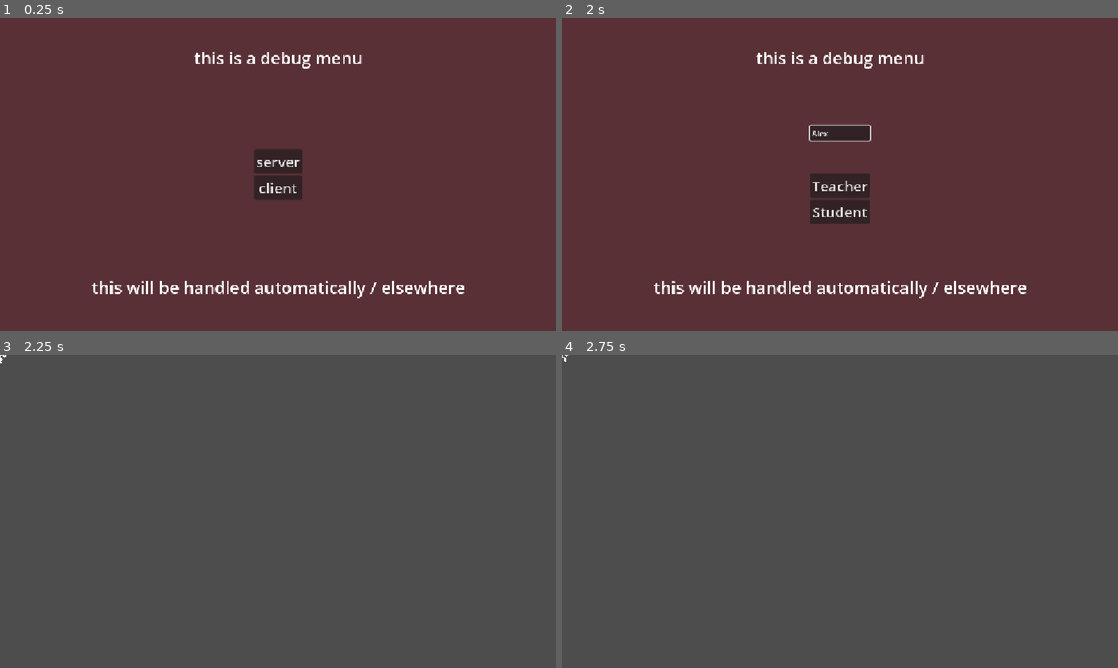
Above: before the commit, frames 1-4 (two rows, left to right).
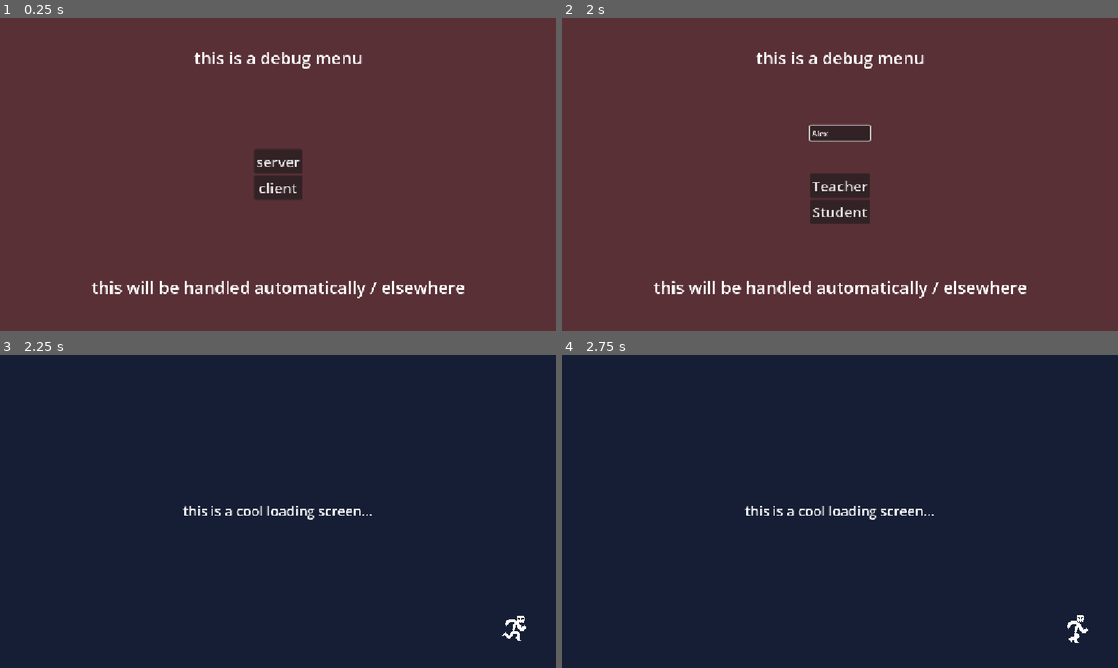
Above: after the commit, the same moments.

Repository: Syvxn/AiMO-Project
Game: Godot game, scene res://main.tscn
Two runs of this game, one before a commit and one after it. Both use one fixed random seed, a clock stepped at 60 frames per second and the inputs below.
Inputs (mouse positions are in pixels of both pictures, inside the frame that each line leads up to):
- Up to frame 1 (0.25 s): no input
- Up to frame 2 (2 s): click "client" at 0.5 s; click (840, 133) at 1.27 s; type "Alex" at 1.35 s
- Up to frame 3 (2.25 s): click "Teacher" at 2 s
- Up to frame 4 (2.75 s): no input

Frames 1-2 are identical in both runs. In frame 3, 100% of the frame differs, in the area x 0-100%, y 0-100%; in frame 4, 100%.
Error before the commit: Assertion failed: spawn requested by server somehow what the hell (res://main.gd:19)

Commit message:
4.2: it works more, also the last commit was supposed to be 4.1 or something

Diff:
--- a/autoloads/network_handler.gd
+++ b/autoloads/network_handler.gd
@@ -3,6 +3,7 @@
 const SERVER_URL := "ws://localhost"
 #var server_bind_address := "127.0.0.1"
 const PORT := 80
+# if you change this, check plot marker count for private rooms
 const MAX_CLIENTS := 10
 
 
--- a/autoloads/signal_bus.gd
+++ b/autoloads/signal_bus.gd
@@ -1,9 +1,17 @@
 extends Node
 
-# signals that can be emitted from anywhere and connected to from anywhere
+# these signals can be emitted from anywhere and connected to from anywhere.
+# they're not used in this script tho, so we surpress the warning
+# because i don't wanna hear that shit.
 @warning_ignore("unused_signal")
 signal started_loading
 @warning_ignore("unused_signal")
 signal finished_loading
 @warning_ignore("unused_signal")
 signal player_info_received(username: String, role: String)
+@warning_ignore("unused_signal")
+signal activity_launched
+@warning_ignore("unused_signal")
+signal activity_ended
+@warning_ignore("unused_signal")
+signal room_join_requested(joiner_peer_id: int, room_name: String)
--- a/main.gd
+++ b/main.gd
@@ -2,7 +2,7 @@
 
 
 func _ready() -> void:
-	multiplayer.connected_to_server.connect(print.bind("Connected to server"))
+	multiplayer.connected_to_server.connect(print.bind("Connected to server (as client)"))
 	multiplayer.connected_to_server.connect($DebugMenu.show_sub_menu.bind("TEACHERSTUDENT"))
 	SignalBus.player_info_received.connect(request_spawn_from_server)
 
@@ -14,42 +14,65 @@
 		$DebugMenu.show_sub_menu("SERVERCLIENT")
 
 
-# called only on clients, requesting server add their player to the game
+# called only on clients, requesting that server add their player to the game
 func request_spawn_from_server(username: String, role: String):
 	assert(not multiplayer.is_server(), "spawn requested by server somehow what the hell")
 	print("Requesting spawn as: ", username, ", ", role)
-	add_player.rpc_id(1, [username, role, multiplayer.get_unique_id()])
+	add_player_and_personal_room.rpc_id(1, [username, role, multiplayer.get_unique_id()])
 
 
-# called only on server, by clients
+# called only on server, by clients.
+# also i apologize -robin.
 @rpc("any_peer")
-func add_player(player_info: Array):
+func add_player_and_personal_room(player_info: Array):
 	assert(multiplayer.is_server(), "add_player() somehow called from client what the hell")
 	var username = player_info[0]
 	var role = player_info[1]
 	var player_peer_id = player_info[2]
 	print("I'm the server, and I'm gonna add ", username, " as a ", role)
-	#region our house in the middle of our house
+	#region  our house in the middle of our house
 	var plot_marker : Marker2D
-	for child in $MultiplayerSpawner/GameWorld/PrivateRoomPlotMarkers.get_children():
+	for child in $MultiplayerSpawner/GameWorld/PersonalRoomPlotMarkers.get_children():
 		if child.plot_available:
 			child.plot_available = false
 			child.inhabitant_username = username
+			child.inhabitant_peer_id = player_peer_id
 			plot_marker = child
 			break
 	if plot_marker == null:
 		print("damn, no space somehow")
 		return
-	var private_room_instance = load("res://rooms/personal_room.tscn").instantiate()
-	private_room_instance.name = "PROOM-" + str(player_peer_id)
-	private_room_instance.set_global_position(plot_marker.get_global_position())
-	$MultiplayerSpawner/GameWorld.call_deferred("add_child", private_room_instance)
-	print("Room " + private_room_instance.name + " has spawned")
+	var personal_room_instance = load("res://rooms/personal_room.tscn").instantiate()
+	personal_room_instance.name = "PROOM-" + str(player_peer_id)
+	personal_room_instance.set_global_position(plot_marker.get_global_position())
+	$MultiplayerSpawner/GameWorld.call_deferred("add_child", personal_room_instance)
+	print("Personal room " + personal_room_instance.name + " has spawned for ", username)
 	#endregion
-	#region okay adding the player character this time
+	#region  okay adding the player character this time
 	var player_instance = load("res://player/player.tscn").instantiate()
 	# this was a clever trick to easily ferry the id when synching between peers
 	player_instance.name = str(player_peer_id)
-	player_instance.set_global_position(private_room_instance.get_node("SpawnPoint").get_global_position())
+	player_instance.set_global_position(personal_room_instance.get_node("SpawnPoint").get_global_position())
 	$MultiplayerSpawner/GameWorld.call_deferred("add_child", player_instance)
-	print("Player " + str(player_peer_id) + " has spawned")
+	print("Player " + str(player_peer_id) + " (" + username + ") " + " has spawned")
+	#endregion
+
+
+func remove_personal_room():
+	# done only when player disconnects
+	pass
+
+
+func add_public_room():
+	#prolly just spawn the fucken thing right at (0,0)
+	pass
+
+
+func remove_public_room():
+	#when we're done with it i dunno?
+	#there should probably be a seprate lobby that's always loaded
+	pass
+
+
+func join_room():
+	pass
--- a/main.tscn
+++ b/main.tscn
@@ -37,45 +37,58 @@
 
 [node name="GameWorld" type="Node2D" parent="MultiplayerSpawner" unique_id=2042220772]
 
-[node name="PrivateRoomPlotMarkers" type="Node2D" parent="MultiplayerSpawner/GameWorld" unique_id=917459398]
+[node name="PersonalRoomPlotMarkers" type="Node2D" parent="MultiplayerSpawner/GameWorld" unique_id=917459398]
+editor_description = "Note: Do not spawn anything here, these are just for easy storage of coordinates, availability, and inhabitant information"
 
-[node name="PlotMarker" parent="MultiplayerSpawner/GameWorld/PrivateRoomPlotMarkers" unique_id=1053809868 instance=ExtResource("2_1bvp3")]
+[node name="PlotMarker" parent="MultiplayerSpawner/GameWorld/PersonalRoomPlotMarkers" unique_id=1053809868 instance=ExtResource("2_1bvp3")]
 position = Vector2(-1500, -1500)
 
-[node name="PlotMarker2" parent="MultiplayerSpawner/GameWorld/PrivateRoomPlotMarkers" unique_id=781607905 instance=ExtResource("2_1bvp3")]
+[node name="PlotMarker2" parent="MultiplayerSpawner/GameWorld/PersonalRoomPlotMarkers" unique_id=781607905 instance=ExtResource("2_1bvp3")]
 position = Vector2(-3000, -1500)
 
-[node name="PlotMarker3" parent="MultiplayerSpawner/GameWorld/PrivateRoomPlotMarkers" unique_id=1792650806 instance=ExtResource("2_1bvp3")]
+[node name="PlotMarker3" parent="MultiplayerSpawner/GameWorld/PersonalRoomPlotMarkers" unique_id=1792650806 instance=ExtResource("2_1bvp3")]
 position = Vector2(-4500, -1500)
 
-[node name="PlotMarker4" parent="MultiplayerSpawner/GameWorld/PrivateRoomPlotMarkers" unique_id=1015751725 instance=ExtResource("2_1bvp3")]
+[node name="PlotMarker4" parent="MultiplayerSpawner/GameWorld/PersonalRoomPlotMarkers" unique_id=1015751725 instance=ExtResource("2_1bvp3")]
 position = Vector2(-6000, -1500)
 
-[node name="PlotMarker5" parent="MultiplayerSpawner/GameWorld/PrivateRoomPlotMarkers" unique_id=2030237557 instance=ExtResource("2_1bvp3")]
+[node name="PlotMarker5" parent="MultiplayerSpawner/GameWorld/PersonalRoomPlotMarkers" unique_id=2030237557 instance=ExtResource("2_1bvp3")]
 position = Vector2(-1500, -3000)
 
-[node name="PlotMarker6" parent="MultiplayerSpawner/GameWorld/PrivateRoomPlotMarkers" unique_id=912679285 instance=ExtResource("2_1bvp3")]
+[node name="PlotMarker6" parent="MultiplayerSpawner/GameWorld/PersonalRoomPlotMarkers" unique_id=912679285 instance=ExtResource("2_1bvp3")]
 position = Vector2(-3000, -3000)
 
-[node name="PlotMarker7" parent="MultiplayerSpawner/GameWorld/PrivateRoomPlotMarkers" unique_id=138566928 instance=ExtResource("2_1bvp3")]
+[node name="PlotMarker7" parent="MultiplayerSpawner/GameWorld/PersonalRoomPlotMarkers" unique_id=138566928 instance=ExtResource("2_1bvp3")]
 position = Vector2(-4500, -3000)
 
-[node name="PlotMarker8" parent="MultiplayerSpawner/GameWorld/PrivateRoomPlotMarkers" unique_id=1210984626 instance=ExtResource("2_1bvp3")]
+[node name="PlotMarker8" parent="MultiplayerSpawner/GameWorld/PersonalRoomPlotMarkers" unique_id=1210984626 instance=ExtResource("2_1bvp3")]
 position = Vector2(-6000, -3000)
 
-[node name="PlotMarker9" parent="MultiplayerSpawner/GameWorld/PrivateRoomPlotMarkers" unique_id=1887504023 instance=ExtResource("2_1bvp3")]
+[node name="PlotMarker9" parent="MultiplayerSpawner/GameWorld/PersonalRoomPlotMarkers" unique_id=1887504023 instance=ExtResource("2_1bvp3")]
 position = Vector2(-1500, -4500)
 
-[node name="PlotMarker10" parent="MultiplayerSpawner/GameWorld/PrivateRoomPlotMarkers" unique_id=1415956755 instance=ExtResource("2_1bvp3")]
+[node name="PlotMarker10" parent="MultiplayerSpawner/GameWorld/PersonalRoomPlotMarkers" unique_id=1415956755 instance=ExtResource("2_1bvp3")]
 position = Vector2(-3000, -4500)
 
-[node name="PlotMarker11" parent="MultiplayerSpawner/GameWorld/PrivateRoomPlotMarkers" unique_id=1405748070 instance=ExtResource("2_1bvp3")]
+[node name="PlotMarker11" parent="MultiplayerSpawner/GameWorld/PersonalRoomPlotMarkers" unique_id=1405748070 instance=ExtResource("2_1bvp3")]
 position = Vector2(-4500, -4500)
 
-[node name="PlotMarker12" parent="MultiplayerSpawner/GameWorld/PrivateRoomPlotMarkers" unique_id=52327436 instance=ExtResource("2_1bvp3")]
+[node name="PlotMarker12" parent="MultiplayerSpawner/GameWorld/PersonalRoomPlotMarkers" unique_id=52327436 instance=ExtResource("2_1bvp3")]
 position = Vector2(-6000, -4500)
 
-[node name="OrigoSkeleton" type="AnimatedSprite2D" parent="MultiplayerSpawner/GameWorld" unique_id=1908527526]
+[node name="PlotMarker13" parent="MultiplayerSpawner/GameWorld/PersonalRoomPlotMarkers" unique_id=1360450494 instance=ExtResource("2_1bvp3")]
+position = Vector2(-1500, -6000)
+
+[node name="PlotMarker14" parent="MultiplayerSpawner/GameWorld/PersonalRoomPlotMarkers" unique_id=626198238 instance=ExtResource("2_1bvp3")]
+position = Vector2(-3000, -6000)
+
+[node name="PlotMarker15" parent="MultiplayerSpawner/GameWorld/PersonalRoomPlotMarkers" unique_id=121583941 instance=ExtResource("2_1bvp3")]
+position = Vector2(-4500, -6000)
+
+[node name="PlotMarker16" parent="MultiplayerSpawner/GameWorld/PersonalRoomPlotMarkers" unique_id=1676060249 instance=ExtResource("2_1bvp3")]
+position = Vector2(-6000, -6000)
+
+[node name="SecretServerSkeleton" type="AnimatedSprite2D" parent="MultiplayerSpawner/GameWorld" unique_id=1908527526]
 sprite_frames = SubResource("SpriteFrames_5vw27")
 autoplay = "default"
 frame_progress = 0.7552426
--- a/misc/plot_marker.tscn
+++ b/misc/plot_marker.tscn
@@ -4,6 +4,7 @@
 script/source = "extends Marker2D
 
 var inhabitant_username := \"\"
+var inhabitant_peer_id : int
 var plot_available := true
 "
 
--- a/player/player.gd
+++ b/player/player.gd
@@ -14,6 +14,7 @@
 	$InputHandler.set_multiplayer_authority(int(name))
 	$Camera2D.set_multiplayer_authority(int(name))
 	$Camera2D.enable()
+	SignalBus.finished_loading.emit()
 
 
 
--- a/project.godot
+++ b/project.godot
@@ -31,7 +31,7 @@
 "res://autoloads/": "yellow",
 "res://exports/": "red",
 "res://items/": "purple",
-"res://misc/": "pink",
+"res://misc/": "purple",
 "res://npcs/": "purple",
 "res://player/": "purple",
 "res://rooms/": "purple",
--- /dev/null
+++ b/rooms/personal_room.gd
@@ -0,0 +1,7 @@
+extends Node2D
+
+# so here we'd have some code that
+# - launches room specific menus on ui_cancel, other inputs
+# - operates game logic / interacts with Game object
+# - keeps track of players in room
+# - does whatever else we need the room itself to do
--- a/rooms/personal_room.tscn
+++ b/rooms/personal_room.tscn
@@ -1,6 +1,7 @@
 [gd_scene format=4 uid="uid://d35eol5p808ek"]
 
 [ext_resource type="TileSet" uid="uid://8t2h13jjtxag" path="res://textures/tilesets/floors_test.tres" id="1_dp1jf"]
+[ext_resource type="Script" uid="uid://bapn8fjpgf1g2" path="res://rooms/personal_room.gd" id="1_m0cm6"]
 [ext_resource type="TileSet" uid="uid://bg38fuc0vxvb4" path="res://textures/tilesets/walls_test.tres" id="2_w8a5v"]
 [ext_resource type="PackedScene" uid="uid://fcjif3xqw2o4" path="res://items/props/companion_cube.tscn" id="3_pdwsy"]
 [ext_resource type="PackedScene" uid="uid://cy46wgn8xkpbb" path="res://items/props/surveillance_camera.tscn" id="4_3epd3"]
@@ -13,6 +14,7 @@
 
 [node name="PersonalRoom" type="Node2D" unique_id=576984484]
 y_sort_enabled = true
+script = ExtResource("1_m0cm6")
 
 [node name="Floor" type="TileMapLayer" parent="." unique_id=892723032]
 y_sort_enabled = true
--- a/ui/loading/loading_screen.gd
+++ b/ui/loading/loading_screen.gd
@@ -3,7 +3,12 @@
 func _ready() -> void:
 	# show() and hide() are existing methods
 	SignalBus.started_loading.connect(show)
-	SignalBus.finished_loading.connect(hide)
+	SignalBus.finished_loading.connect(hide_after_a_moment)
+
+
+func hide_after_a_moment():
+	await get_tree().create_timer(1).timeout
+	hide()
 
 func set_label_text(text: String) -> void:
 	$Control/MarginContainer/Label.text = text
--- a/ui/loading/loading_screen.tscn
+++ b/ui/loading/loading_screen.tscn
@@ -46,4 +46,5 @@
 scale = Vector2(2.155, 2.155)
 sprite_frames = ExtResource("2_butmh")
 animation = &"walk"
+autoplay = "walk"
 frame_progress = 0.15969737
--- a/ui/menus/debug_menu.gd
+++ b/ui/menus/debug_menu.gd
@@ -33,8 +33,10 @@
 
 func _on_teacher_button_pressed() -> void:
 	SignalBus.player_info_received.emit(username_field.text, "TEACHER")
+	SignalBus.started_loading.emit()
 	hide()
 
 func _on_student_button_pressed() -> void:
 	SignalBus.player_info_received.emit(username_field.text, "STUDENT")
+	SignalBus.started_loading.emit()
 	hide()
Not shown, added: rooms/personal_room.gd.uid
